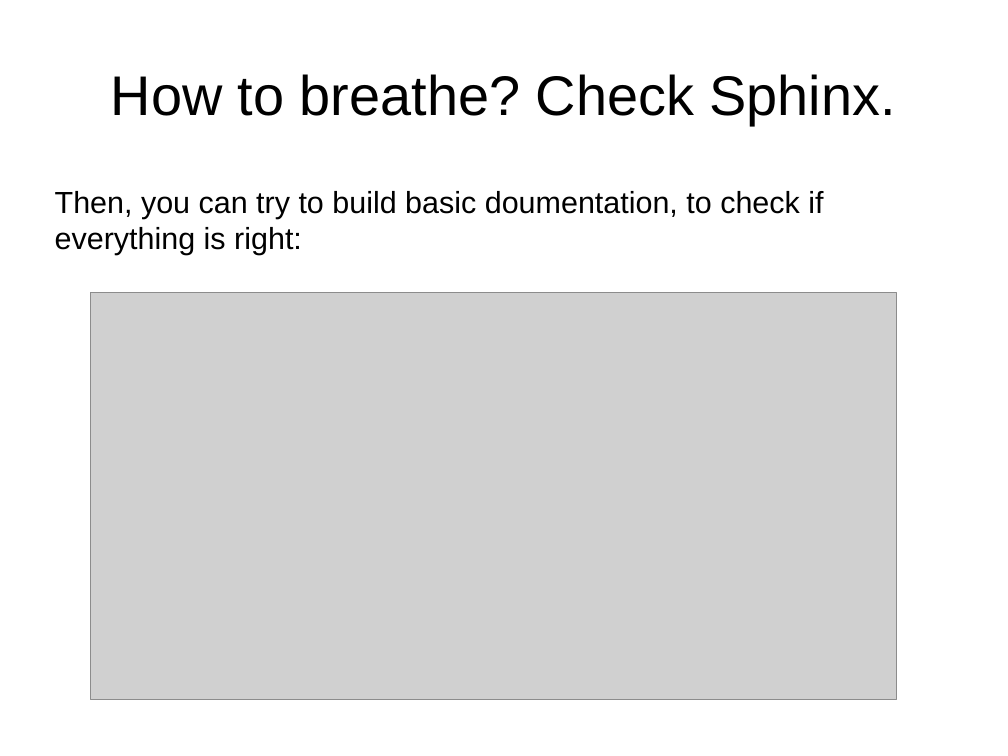
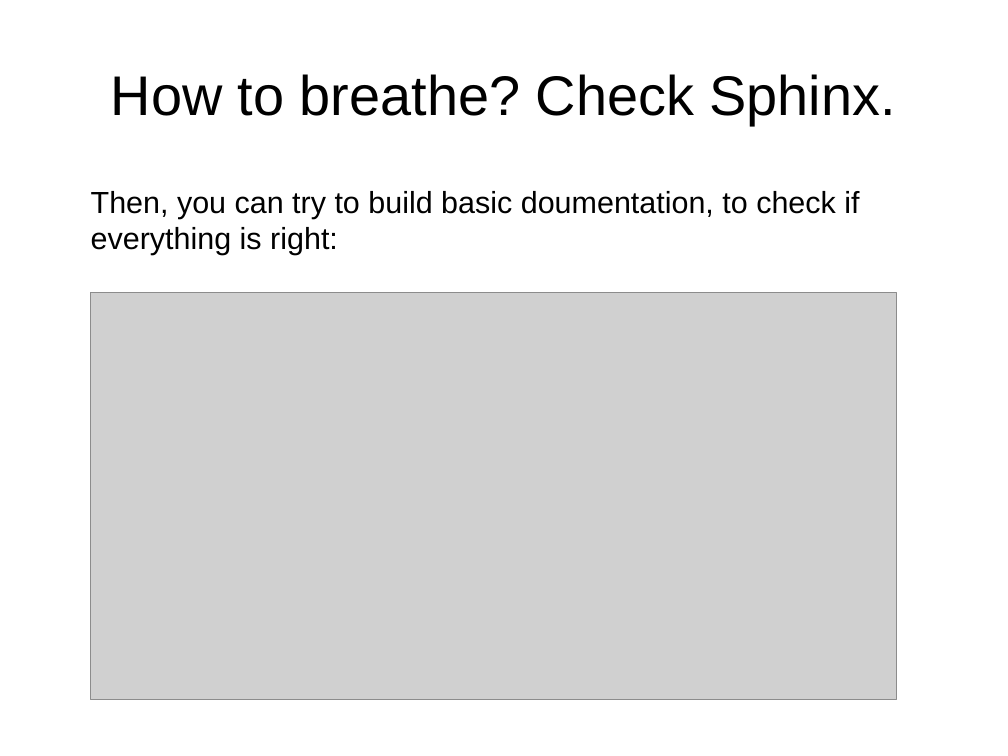
Before and after one commit to vindex10/codoc, a slide deck: slide 30 of slides/codoc.odp. Drawn at 1008x756 pixels with LibreOffice and Linux fonts; fonts in the diff are those of the drawing; grey boxes stand for pictures. Boxes give left, top, right and bottom in pixels: in the first picture for what was removed or moved away, otherwise in the second. Text is boxed around its words. In the diff, an @@ line names an element or a change of style, - is before the commit and + after.

```diff
--- a/slides/codoc.odp
+++ b/slides/codoc.odp
@@ text "Then, you can try to ...": place and size @@
-text "Then, you can try to ..." at [55,191,823,255]
+text "Then, you can try to ..." at [91,191,859,255]
```
Also in this commit, not shown: 4 other slides changed, 1 other file.
